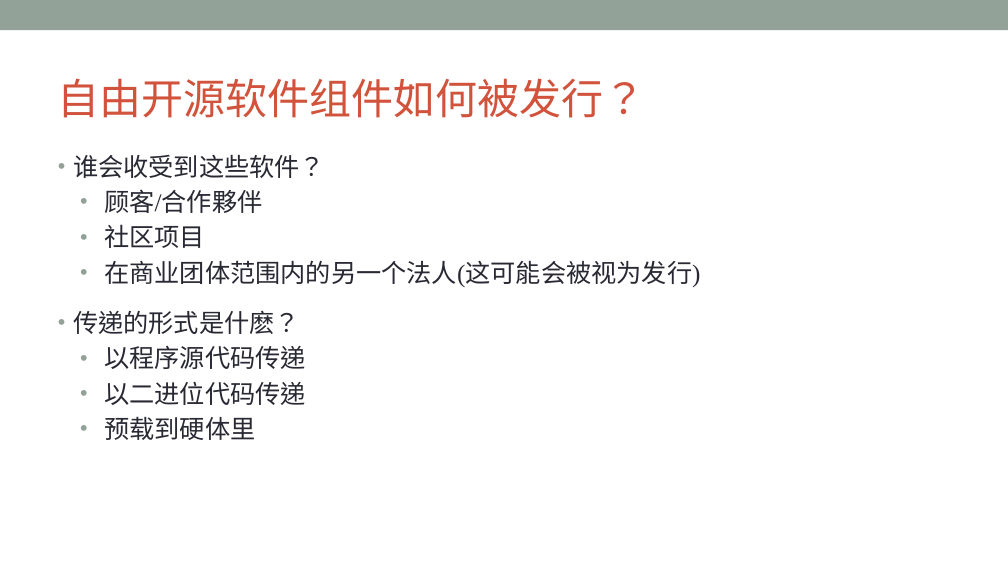
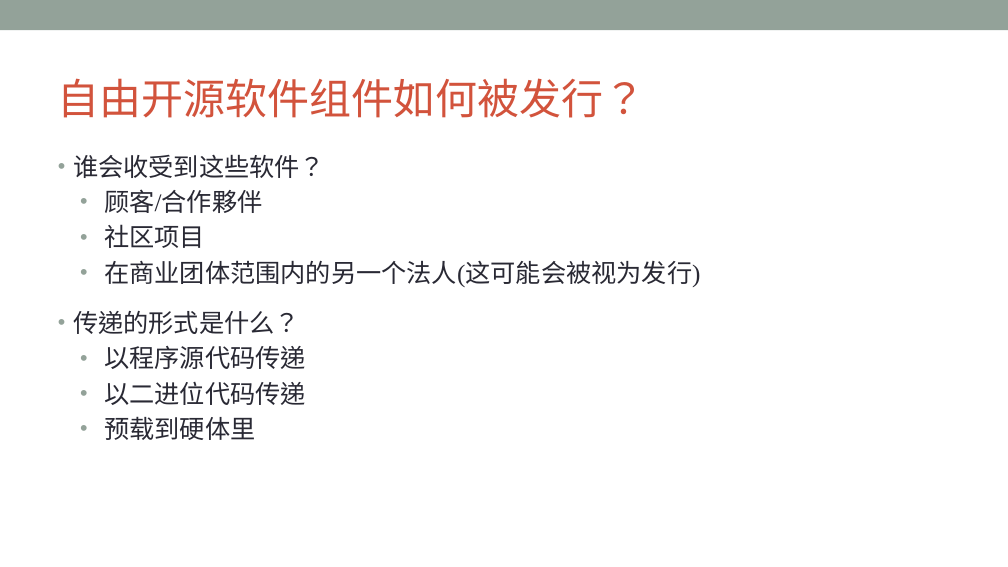
Before and after one commit to OpenChain-Project/Curriculum-Translation-zh-Hans, a slide deck: slide 40 of openchain-curriculum-for-1-1_Simplified Chinese.pptx. Drawn at 1008x567 pixels with LibreOffice and Linux fonts; fonts in the diff are those of the drawing; background and template pictures are left out. Boxes give left, top, right and bottom in pixels: in the first picture for what was removed or moved away, otherwise in the second. Text is boxed around its words. In the diff, an @@ line names an element or a change of style, - is before the commit and + after.

Commit message:
update ppt to replace 什麽 to 什么

```diff
--- a/openchain-curriculum-for-1-1_Simplified Chinese.pptx
+++ b/openchain-curriculum-for-1-1_Simplified Chinese.pptx
@@ text at (73, 311, 300, 334): text changed @@
-• 传递的形式是什麽？
+• 传递的形式是什么？
```
Also in this commit, not shown: 11 other slides changed.
